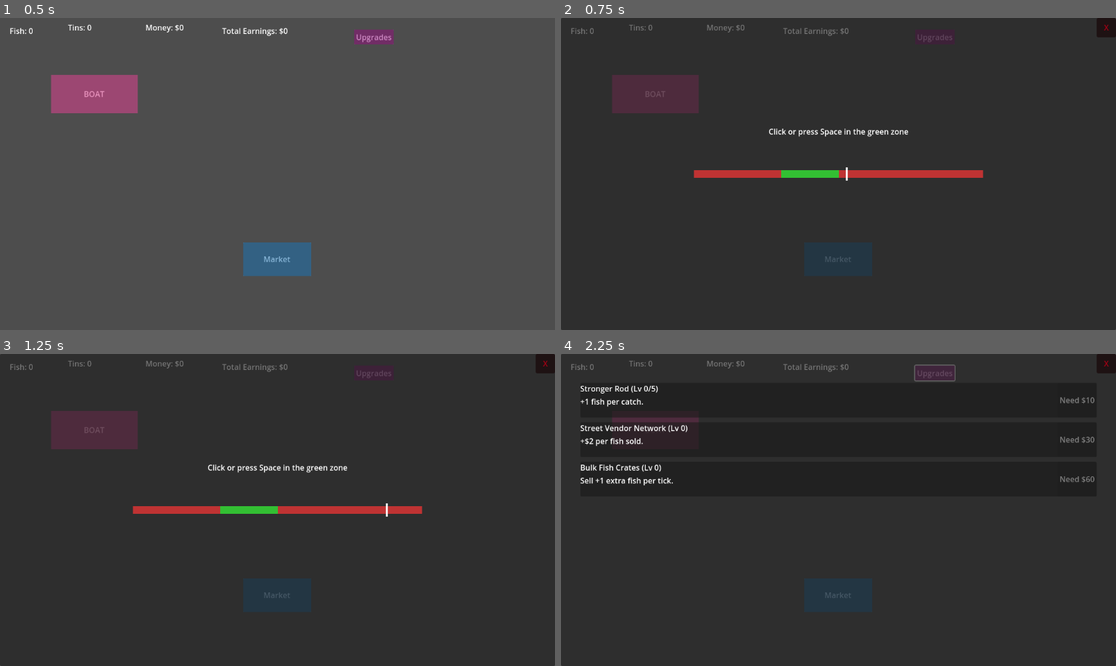
Above: before the commit, frames 1-4 (two rows, left to right).
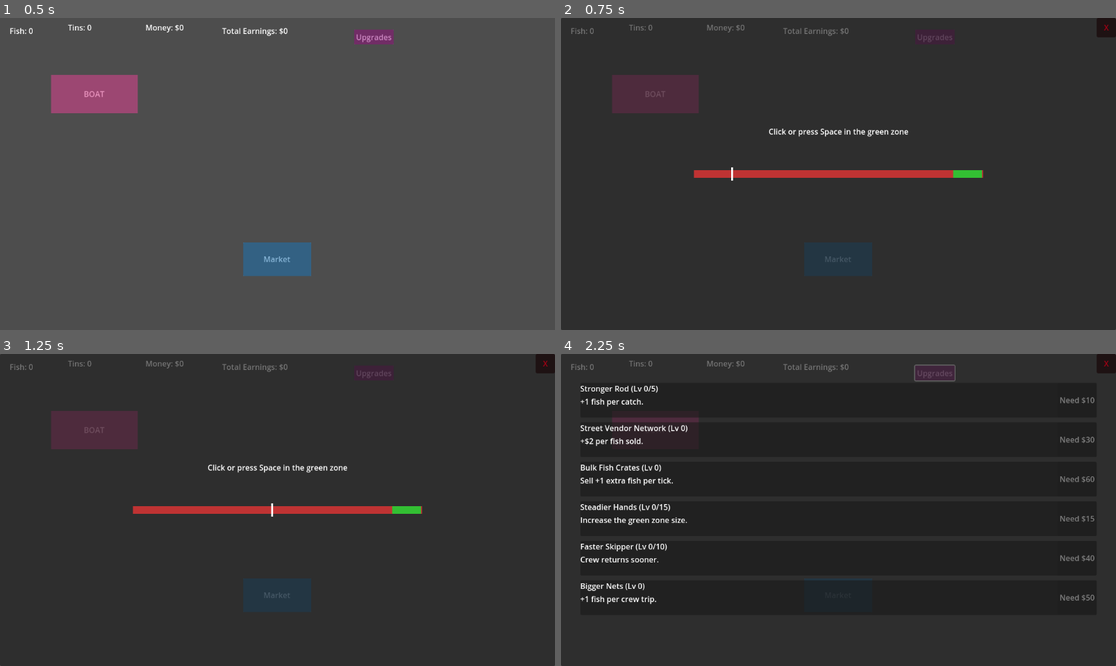
Above: after the commit, the same moments.

Repository: link108/abyssal-idle
Game: Godot game, scene res://main.tscn
Two runs of this game, one before a commit and one after it. Both use one fixed random seed, a clock stepped at 60 frames per second and the inputs below.
Inputs:
- Up to frame 1 (0.5 s): no input
- Up to frame 2 (0.75 s): click "BOAT" at 0.5 s
- Up to frame 3 (1.25 s): no input
- Up to frame 4 (2.25 s): click "X" at 1.25 s; click "Upgrades" at 2 s

Frame 1 is identical in both runs. In frame 2, 0.4% of the frame differs, in the area x 30-76%, y 47-53%; in frame 3, 0.4%; in frame 4, 2.2%, in the area x 3-97%, y 48-83%.

Commit message:
more coding driven upgrades, etc

Diff:
--- /dev/null
+++ b/crew_screen.gd
@@ -0,0 +1,14 @@
+extends PanelContainer
+
+@onready var crew_list := $Control/CrewList
+
+func _ready() -> void:
+    _refresh()
+
+func _refresh() -> void:
+    crew_list.clear()
+    crew_list.add_item("Deckhand (Default)")
+
+func _on_close_button_close_requested() -> void:
+    get_parent().get_node("Dimmer").hide()
+    hide()
--- /dev/null
+++ b/crew_screen.tscn
@@ -0,0 +1,36 @@
+[gd_scene load_steps=3 format=3 uid="uid://c3t6dvk2v86xg"]
+
+[ext_resource type="Script" uid="uid://c1w0e4h4v6a0e" path="res://crew_screen.gd" id="1_wg5a0"]
+[ext_resource type="PackedScene" uid="uid://c0c5uueyrmmcq" path="res://scenes/ui/close_button.tscn" id="2_2hgpr"]
+
+[node name="CrewScreen" type="PanelContainer"]
+anchors_preset = 15
+anchor_right = 1.0
+anchor_bottom = 1.0
+grow_horizontal = 2
+grow_vertical = 2
+script = ExtResource("1_wg5a0")
+
+[node name="Control" type="Control" parent="."]
+layout_mode = 2
+
+[node name="CloseButton" parent="Control" instance=ExtResource("2_2hgpr")]
+layout_mode = 1
+offset_left = -40.0
+offset_top = 0.0
+offset_right = 0.0
+offset_bottom = 40.0
+
+[node name="CrewList" type="OptionButton" parent="Control"]
+layout_mode = 1
+anchors_preset = 8
+anchor_left = 0.5
+anchor_top = 0.5
+anchor_right = 0.5
+anchor_bottom = 0.5
+offset_left = -120.0
+offset_top = -15.0
+offset_right = 120.0
+offset_bottom = 15.0
+
+[connection signal="close_requested" from="Control/CloseButton" to="." method="_on_close_button_close_requested"]
--- a/data/upgrades.json
+++ b/data/upgrades.json
@@ -1,4 +1,17 @@
 [
+  {
+    "id": "unlock_cannery",
+    "name": "Unlock Cannery",
+    "desc": "Open the cannery to start tinning fish.",
+    "category": "core",
+    "requires": {},
+    "base_cost": 200,
+    "cost_mult": 1.0,
+    "max_level": 1,
+    "effects": [
+      { "type": "unlock_cannery", "value": 1 }
+    ]
+  },
   {
     "id": "rod_strength",
     "name": "Stronger Rod",
@@ -56,6 +69,60 @@
     ]
   },
   {
+    "id": "green_zone_size",
+    "name": "Steadier Hands",
+    "desc": "Increase the green zone size.",
+    "category": "fishing",
+    "requires": {},
+    "base_cost": 15,
+    "cost_mult": 1.45,
+    "max_level": 15,
+    "effects": [
+      { "type": "green_zone_add_pct", "value": 0.06 }
+    ]
+  },
+  {
+    "id": "crew_trip_speed",
+    "name": "Faster Skipper",
+    "desc": "Crew returns sooner.",
+    "category": "fishing",
+    "requires": {},
+    "base_cost": 40,
+    "cost_mult": 1.5,
+    "max_level": 10,
+    "effects": [
+      { "type": "crew_trip_duration_mult", "value": -0.06 }
+    ]
+  },
+  {
+    "id": "crew_trip_yield",
+    "name": "Bigger Nets",
+    "desc": "+1 fish per crew trip.",
+    "category": "fishing",
+    "requires": {},
+    "base_cost": 50,
+    "cost_mult": 1.6,
+    "max_level": -1,
+    "effects": [
+      { "type": "crew_trip_catch_add", "value": 1 }
+    ]
+  },
+  {
+    "id": "crew_auto_send",
+    "name": "Auto Captain",
+    "desc": "Crew automatically goes out when idle.",
+    "category": "fishing",
+    "requires": {
+      "crew": true
+    },
+    "base_cost": 120,
+    "cost_mult": 2.0,
+    "max_level": 1,
+    "effects": [
+      { "type": "crew_auto_send", "value": 1 }
+    ]
+  },
+  {
     "id": "tin_sale_price",
     "name": "Premium Labels",
     "desc": "+$2 per tin sold.",
--- a/fishing_screen.gd
+++ b/fishing_screen.gd
@@ -18,6 +18,7 @@
     _bar_width = bar_container.size.x
     _cursor_width = cursor.size.x
     _reset_cursor()
+    visibility_changed.connect(_on_visibility_changed)
 
 func _process(delta: float) -> void:
     _bar_width = bar_container.size.x
@@ -26,7 +27,7 @@
         _cursor_x = 0.0
     cursor.position.x = _cursor_x
 
-func _unhandled_input(event: InputEvent) -> void:
+func _input(event: InputEvent) -> void:
     if not visible:
         return
     if event is InputEventKey and event.pressed and event.keycode == KEY_SPACE:
@@ -52,7 +53,9 @@
 
 func _randomize_green_zone() -> void:
     _bar_width = bar_container.size.x
-    var green_width: float = green_zone.size.x
+    var green_ratio: float = GameState.get_green_zone_ratio()
+    var green_width: float = max(10.0, _bar_width * green_ratio)
+    green_zone.size.x = green_width
     var max_x: float = max(0.0, _bar_width - green_width)
     green_zone.position.x = _rng.randf_range(0.0, max_x)
 
@@ -72,3 +75,7 @@
 func _on_close_button_close_requested() -> void:
     get_parent().get_node("Dimmer").hide()
     hide()
+
+func _on_visibility_changed() -> void:
+    if visible:
+        _reset_cursor()
--- a/fishing_screen.tscn
+++ b/fishing_screen.tscn
@@ -108,6 +108,7 @@
 offset_bottom = 6.0
 color = Color(1, 1, 1, 1)
 
+
 [node name="CloseButton" parent="Root" instance=ExtResource("2_ob6uv")]
 layout_mode = 1
 offset_left = -40.0
--- a/main.gd
+++ b/main.gd
@@ -11,15 +11,19 @@
 @onready var money_label := $MoneyLabel
 @onready var lifetime_earnings_label := $LifetimeEarningsLabel
 @onready var cannery_button := $CanneryButton
+@onready var crew_button := $CrewButton
+@onready var crew_progress := $CrewProgress
+@onready var crew_status_label := $CrewStatusLabel
+@onready var crew_select_button := $CrewSelectButton
 
 
 # Called when the node enters the scene tree for the first time.
 func _ready() -> void:
     GameState.changed.connect(_update_hud)
+    GameState.crew_trip_updated.connect(_update_crew_ui)
 
     fishing_screen.fish_caught.connect(_on_fish_caught)
     cannery_screen.make_tin_requested.connect(_on_make_tin_requested)
-    upgrade_screen.unlock_cannery_requested.connect(_on_unlock_cannery_requested)
     GameState.cannery_unlocked.connect(_on_cannery_unlocked)
     var sell_timer := Timer.new()
     sell_timer.wait_time = SELL_INTERVAL
@@ -28,6 +32,7 @@
     add_child(sell_timer)
     cannery_button.visible = GameState.is_cannery_unlocked
     _update_hud()
+    fishing_screen.visibility_changed.connect(_on_fishing_visibility_changed)
 
 func _on_sell_tick() -> void:
     GameState.sell_tick()
@@ -37,16 +42,15 @@
     tin_label.text = "Tins: %d" % GameState.tin_count
     money_label.text = "Money: $%d" % GameState.money
     lifetime_earnings_label.text = "Total Earnings: $%d" % GameState.lifetime_money_earned
+    _update_crew_ui()
 
 # Called every frame. 'delta' is the elapsed time since the previous frame.
 func _process(delta: float) -> void:
-    pass
+    _update_crew_ui()
 
 func _on_fish_caught(amount: int) -> void:
     GameState.catch_fish(amount)
 
-func _on_unlock_cannery_requested() -> void:
-    GameState.purchase_unlocked_cannery()
 
 func _on_cannery_unlocked() -> void:
     cannery_button.show()
@@ -72,3 +76,54 @@
 func _on_market_button_pressed() -> void:
     $ModalLayer/Dimmer.show()
     $ModalLayer/MarketScreen.show()
+
+func _on_crew_button_pressed() -> void:
+    if GameState.crew_unlock_is_visible() and GameState.can_purchase_crew():
+        GameState.purchase_unlocked_crew()
+        return
+    if GameState.is_crew_unlocked:
+        GameState.start_crew_trip()
+
+func _on_crew_select_button_pressed() -> void:
+    if not GameState.is_crew_unlocked:
+        return
+    $ModalLayer/Dimmer.show()
+    $ModalLayer/CrewScreen.show()
+
+func _on_fishing_visibility_changed() -> void:
+    GameState.set_crew_trip_paused(fishing_screen.visible)
+
+func _update_crew_ui() -> void:
+    if GameState.is_crew_unlocked:
+        crew_button.visible = true
+        crew_progress.visible = true
+        crew_status_label.visible = true
+        crew_select_button.visible = true
+        crew_button.text = "Send Crew"
+        crew_button.disabled = GameState.crew_trip_active
+        if GameState.crew_trip_active:
+            crew_status_label.text = "At sea: %ds" % int(ceil(GameState.crew_trip_remaining))
+            crew_progress.value = GameState.get_crew_trip_progress()
+        else:
+            crew_status_label.text = "Ready"
+            crew_progress.value = 0.0
+    elif GameState.crew_unlock_is_visible():
+        crew_button.visible = true
+        crew_progress.visible = true
+        crew_status_label.visible = true
+        crew_select_button.visible = false
+        if GameState.can_purchase_crew():
+            crew_button.text = "Unlock Crew ($%d)" % GameState.CREW_UNLOCK_COST
+            crew_button.disabled = false
+            crew_status_label.text = "Crew available"
+        else:
+            var remaining := GameState.CREW_UNLOCK_COST - GameState.money
+            crew_button.text = "Unlock Crew (Need $%d)" % remaining
+            crew_button.disabled = true
+            crew_status_label.text = "Crew locked"
+        crew_progress.value = 0.0
+    else:
+        crew_button.visible = false
+        crew_progress.visible = false
+        crew_status_label.visible = false
+        crew_select_button.visible = false
--- a/main.tscn
+++ b/main.tscn
@@ -1,10 +1,11 @@
-[gd_scene load_steps=6 format=3 uid="uid://dfp7shhr7k6y7"]
+[gd_scene load_steps=7 format=3 uid="uid://dfp7shhr7k6y7"]
 
 [ext_resource type="Script" uid="uid://b6v8aehavifo6" path="res://main.gd" id="1_ig7tw"]
 [ext_resource type="PackedScene" uid="uid://dmwgj1chql5js" path="res://fishing_screen.tscn" id="2_0xm2m"]
 [ext_resource type="PackedScene" uid="uid://cslnphk10k46d" path="res://cannery_screen.tscn" id="3_h2yge"]
 [ext_resource type="PackedScene" uid="uid://bklywcol1l173" path="res://upgrade_screen.tscn" id="4_1bvp3"]
 [ext_resource type="PackedScene" uid="uid://cuycoalmdivpd" path="res://market_screen.tscn" id="5_lquwl"]
+[ext_resource type="PackedScene" uid="uid://c3t6dvk2v86xg" path="res://crew_screen.tscn" id="6_0v6ff"]
 
 [node name="Main" type="Control"]
 layout_mode = 3
@@ -99,6 +100,38 @@
 mouse_filter = 2
 color = Color(0.21568628, 0.5686275, 0.827451, 0.5137255)
 
+[node name="CrewButton" type="Button" parent="."]
+layout_mode = 0
+offset_left = 24.0
+offset_top = 370.0
+offset_right = 190.0
+offset_bottom = 410.0
+text = "Crew"
+
+[node name="CrewProgress" type="ProgressBar" parent="."]
+layout_mode = 0
+offset_left = 24.0
+offset_top = 418.0
+offset_right = 190.0
+offset_bottom = 434.0
+max_value = 1.0
+
+[node name="CrewStatusLabel" type="Label" parent="."]
+layout_mode = 0
+offset_left = 24.0
+offset_top = 438.0
+offset_right = 190.0
+offset_bottom = 460.0
+text = "Crew locked"
+
+[node name="CrewSelectButton" type="Button" parent="."]
+layout_mode = 0
+offset_left = 24.0
+offset_top = 466.0
+offset_right = 190.0
+offset_bottom = 496.0
+text = "Crew Roster"
+
 [node name="ModalLayer" type="CanvasLayer" parent="."]
 
 [node name="Dimmer" type="ColorRect" parent="ModalLayer"]
@@ -121,6 +154,9 @@
 visible = false
 
 [node name="MarketScreen" parent="ModalLayer" instance=ExtResource("5_lquwl")]
+visible = false
+
+[node name="CrewScreen" parent="ModalLayer" instance=ExtResource("6_0v6ff")]
 visible = false
 
 [node name="FishLabel" type="Label" parent="."]
@@ -159,3 +195,5 @@
 [connection signal="pressed" from="CanneryButton" to="." method="_on_cannery_button_pressed"]
 [connection signal="pressed" from="UpgradeButton" to="." method="_on_upgrade_button_pressed"]
 [connection signal="pressed" from="MarketButton" to="." method="_on_market_button_pressed"]
+[connection signal="pressed" from="CrewButton" to="." method="_on_crew_button_pressed"]
+[connection signal="pressed" from="CrewSelectButton" to="." method="_on_crew_select_button_pressed"]
--- a/scripts/game_state.gd
+++ b/scripts/game_state.gd
@@ -3,8 +3,12 @@
 signal changed
 signal cannery_unlocked
 signal cannery_discovered
+signal crew_trip_updated
+signal crew_discovered
+signal crew_unlocked
 
 const UPGRADE_DATA_PATH := "res://data/upgrades.json"
+const GREEN_ZONE_BASE_RATIO := 0.10
 
 # Economy
 var fish_count: int = 0
@@ -18,9 +22,22 @@
 var is_cannery_unlocked: bool = false
 var lifetime_money_earned: int = 0
 
+# Crew unlock
+const CREW_UNLOCK_COST := 120
+const CREW_DISCOVERY_EARNED := 80
+var is_crew_discovered: bool = false
+var is_crew_unlocked: bool = false
+
 # Market
 enum SellMode { FISH, TINS }
 var sell_mode: SellMode = SellMode.FISH
+
+# Crew trips
+const CREW_TRIP_BASE_DURATION := 12.0
+const CREW_TRIP_BASE_CATCH := 3
+var crew_trip_active: bool = false
+var crew_trip_remaining: float = 0.0
+var crew_trip_paused: bool = false
 
 # Upgrades
 var upgrade_defs: Array = []
@@ -33,7 +50,12 @@
 
 # Called every frame. 'delta' is the elapsed time since the previous frame.
 func _process(delta: float) -> void:
-    pass
+    if crew_trip_active and not crew_trip_paused:
+        crew_trip_remaining = max(0.0, crew_trip_remaining - delta)
+        if crew_trip_remaining <= 0.0:
+            _complete_crew_trip()
+    if _should_auto_send_crew():
+        start_crew_trip()
 
 func catch_fish(amount: int = 1) -> void:
     var bonus := _get_effect_total("catch_add")
@@ -54,6 +76,7 @@
     money += amount
     lifetime_money_earned += amount
     _check_cannery_discovery()
+    _check_crew_discovery()
     changed.emit()
 
 func sell_tick() -> void:
@@ -102,6 +125,32 @@
     cannery_unlocked.emit()
     return true
 
+########
+# Crew
+########
+func _check_crew_discovery() -> void:
+    if is_crew_discovered:
+        return
+    if lifetime_money_earned >= CREW_DISCOVERY_EARNED:
+        is_crew_discovered = true
+        crew_discovered.emit()
+        changed.emit()
+
+func crew_unlock_is_visible() -> bool:
+    return is_crew_discovered and (not is_crew_unlocked)
+
+func can_purchase_crew() -> bool:
+    return crew_unlock_is_visible() and money >= CREW_UNLOCK_COST
+
+func purchase_unlocked_crew() -> bool:
+    if not can_purchase_crew():
+        return false
+    money -= CREW_UNLOCK_COST
+    is_crew_unlocked = true
+    crew_unlocked.emit()
+    changed.emit()
+    return true
+
 ################
 # Upgrade System
 ################
@@ -129,6 +178,8 @@
     return upgrade_defs
 
 func get_upgrade_level(id: String) -> int:
+    if id == "unlock_cannery":
+        return 1 if is_cannery_unlocked else 0
     return int(upgrade_levels.get(id, 0))
 
 func get_upgrade_cost(id: String) -> int:
@@ -141,6 +192,8 @@
     return int(round(base_cost * pow(cost_mult, level)))
 
 func is_upgrade_maxed(id: String) -> bool:
+    if id == "unlock_cannery":
+        return is_cannery_unlocked
     var def = upgrade_defs_by_id.get(id, null)
     if def == null:
         return true
@@ -152,6 +205,8 @@
 func can_purchase_upgrade(id: String) -> bool:
     if is_upgrade_maxed(id):
         return false
+    if id == "unlock_cannery":
+        return can_purchase_cannery()
     var def = upgrade_defs_by_id.get(id, null)
     if def == null:
         return false
@@ -160,6 +215,8 @@
     return money >= get_upgrade_cost(id)
 
 func purchase_upgrade(id: String) -> bool:
+    if id == "unlock_cannery":
+        return purchase_unlocked_cannery()
     if not can_purchase_upgrade(id):
         return false
     var cost := get_upgrade_cost(id)
@@ -169,6 +226,8 @@
     return true
 
 func can_show_upgrade(def: Dictionary) -> bool:
+    if def.get("id", "") == "unlock_cannery":
+        return cannery_upgrade_is_visible()
     return _meets_requirements(def)
 
 func _meets_requirements(def: Dictionary) -> bool:
@@ -176,6 +235,8 @@
     if reqs.is_empty():
         return true
     if reqs.get("cannery", false) and not is_cannery_unlocked:
+        return false
+    if reqs.get("crew", false) and not is_crew_unlocked:
         return false
     var upgrade_reqs: Dictionary = reqs.get("upgrades", {})
     for req_id in upgrade_reqs.keys():
@@ -201,6 +262,23 @@
                 total += int(effect.get("value", 0)) * level
     return total
 
+func _get_effect_total_float(effect_type: String) -> float:
+    var total := 0.0
+    for def in upgrade_defs:
+        if typeof(def) != TYPE_DICTIONARY:
+            continue
+        var id := str(def.get("id", ""))
+        var level := get_upgrade_level(id)
+        if level <= 0:
+            continue
+        var effects: Array = def.get("effects", [])
+        for effect in effects:
+            if typeof(effect) != TYPE_DICTIONARY:
+                continue
+            if effect.get("type", "") == effect_type:
+                total += float(effect.get("value", 0.0)) * level
+    return total
+
 func get_fish_sell_price() -> int:
     return 20 + _get_effect_total("fish_sell_add")
 
@@ -209,3 +287,56 @@
 
 func get_fish_sell_count() -> int:
     return 1 + _get_effect_total("fish_sell_count_add")
+
+func get_green_zone_ratio() -> float:
+    return min(1.0, GREEN_ZONE_BASE_RATIO + _get_effect_total_float("green_zone_add_pct"))
+
+##############
+# Crew Trips
+##############
+func can_start_crew_trip() -> bool:
+    return not crew_trip_active and is_crew_unlocked
+
+func start_crew_trip() -> bool:
+    if not can_start_crew_trip():
+        return false
+    crew_trip_active = true
+    crew_trip_remaining = get_crew_trip_duration()
+    crew_trip_updated.emit()
+    changed.emit()
+    return true
+
+func _complete_crew_trip() -> void:
+    crew_trip_active = false
+    crew_trip_remaining = 0.0
+    var catch_amount := get_crew_trip_catch()
+    fish_count += catch_amount
+    crew_trip_updated.emit()
+    changed.emit()
+
+func get_crew_trip_duration() -> float:
+    var mult := 1.0 + _get_effect_total_float("crew_trip_duration_mult")
+    return max(2.0, CREW_TRIP_BASE_DURATION * mult)
+
+func get_crew_trip_catch() -> int:
+    return CREW_TRIP_BASE_CATCH + _get_effect_total("crew_trip_catch_add")
+
+func _should_auto_send_crew() -> bool:
+    if crew_trip_paused:
+        return false
+    if not is_crew_unlocked:
+        return false
+    if crew_trip_active:
+        return false
+    return _get_effect_total("crew_auto_send") > 0
+
+func get_crew_trip_progress() -> float:
+    if not crew_trip_active:
+        return 0.0
+    var duration := get_crew_trip_duration()
+    if duration <= 0.0:
+        return 1.0
+    return 1.0 - (crew_trip_remaining / duration)
+
+func set_crew_trip_paused(paused: bool) -> void:
+    crew_trip_paused = paused
--- a/upgrade_screen.gd
+++ b/upgrade_screen.gd
@@ -1,7 +1,5 @@
 extends PanelContainer
 
-signal unlock_cannery_requested
-@onready var unlock_cannery_btn := $Control/UnlockCanneryButton
 @onready var upgrades_list := $Control/ScrollContainer/UpgradesList
 
 # Called when the node enters the scene tree for the first time.
@@ -21,24 +19,7 @@
     hide()
 
 
-func _on_unlock_cannery_button_pressed() -> void:
-    unlock_cannery_requested.emit()
-
 func _refresh() -> void:
-    # Visibility: only when discovered AND not purchased
-    unlock_cannery_btn.visible = GameState.cannery_upgrade_is_visible()
-
-    if unlock_cannery_btn.visible:
-        # Clickable state
-        unlock_cannery_btn.disabled = not GameState.can_purchase_cannery()
-
-        # Text: show cost or remaining amount
-        if GameState.can_purchase_cannery():
-            unlock_cannery_btn.text = "Unlock Cannery ($%d)" % GameState.CANNERY_UNLOCK_COST
-        else:
-            var remaining := GameState.CANNERY_UNLOCK_COST - GameState.money
-            unlock_cannery_btn.text = "Unlock Cannery (Need $%d)" % remaining
-
     _rebuild_upgrade_list()
 
 func _rebuild_upgrade_list() -> void:
--- a/upgrade_screen.tscn
+++ b/upgrade_screen.tscn
@@ -21,15 +21,6 @@
 offset_right = 0.0
 offset_bottom = 40.0
 
-[node name="UnlockCanneryButton" type="Button" parent="Control"]
-modulate = Color(0.1308257, 0.30630776, 0.27452406, 1)
-layout_mode = 0
-offset_left = 489.0
-offset_top = 189.0
-offset_right = 660.0
-offset_bottom = 220.0
-text = "Unlock Cannery - $50"
-
 [node name="ScrollContainer" type="ScrollContainer" parent="Control"]
 anchors_preset = 15
 anchor_right = 1.0
@@ -48,4 +39,3 @@
 theme_override_constants/separation = 10
 
 [connection signal="close_requested" from="Control/CloseButton" to="." method="_on_close_button_close_requested"]
-[connection signal="pressed" from="Control/UnlockCanneryButton" to="." method="_on_unlock_cannery_button_pressed"]
Not shown, added: crew_screen.gd.uid
Not shown, changed: docs/game_design.md
Not shown, changed: docs/plan.md
